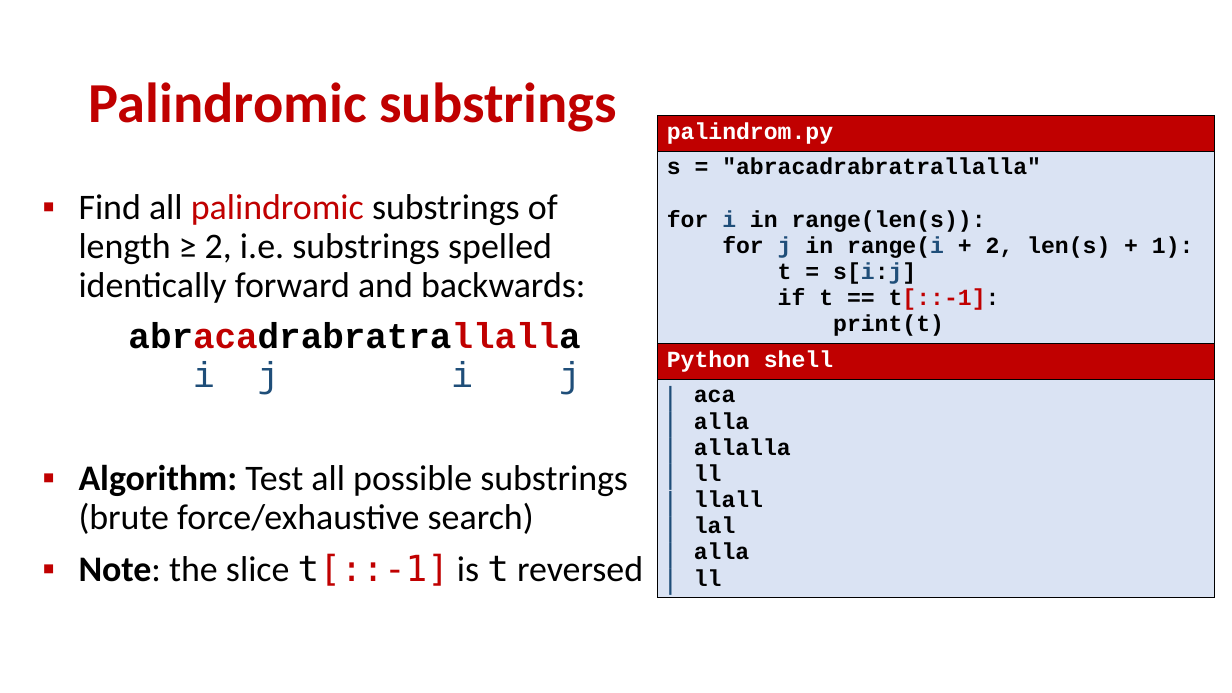
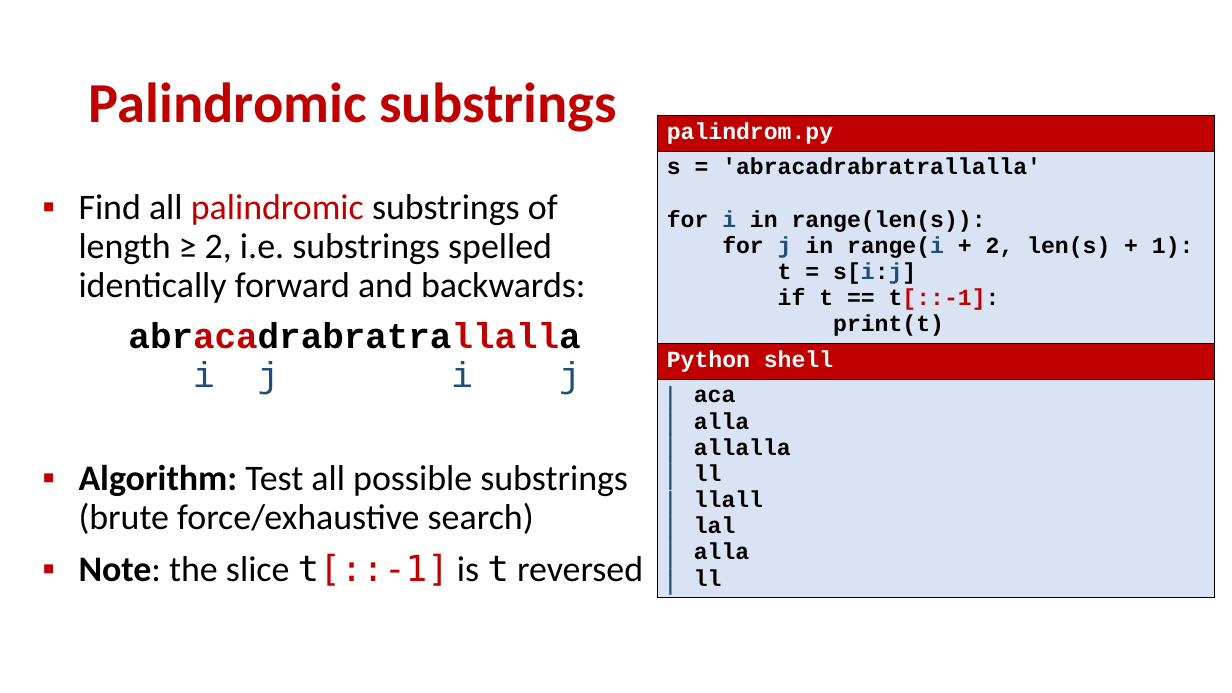
Before and after one commit to gsbrodal/gsbrodal.github.io, a slide deck: slide 20 of ipsa/slides/lists.pptx. Drawn at 1232x693 pixels with LibreOffice and Linux fonts; fonts in the diff are those of the drawing. Boxes give left, top, right and bottom in pixels: in the first picture for what was removed or moved away, otherwise in the second. Text is boxed around its words. In the diff, an @@ line names an element or a change of style, - is before the commit and + after.

```diff
--- a/ipsa/slides/lists.pptx
+++ b/ipsa/slides/lists.pptx
@@ table at <box>658,116,1214,624</box> @@
@@ row 2, column 1: "s = "abracadrabratrallalla" / for i in range(len(s)): / for j in range(i + 2, len(s) + 1): / t = s[i:j] / if t == t[::-1]: / print(t)" to "s = 'abracadrabratrallalla' / for i in range(len(s)): / for j in range(i + 2, len(s) + 1): / t = s[i:j] / if t == t[::-1]: / print(t)" @@
```
Also in this commit, not shown: 2 other slides changed, 5 other files.
